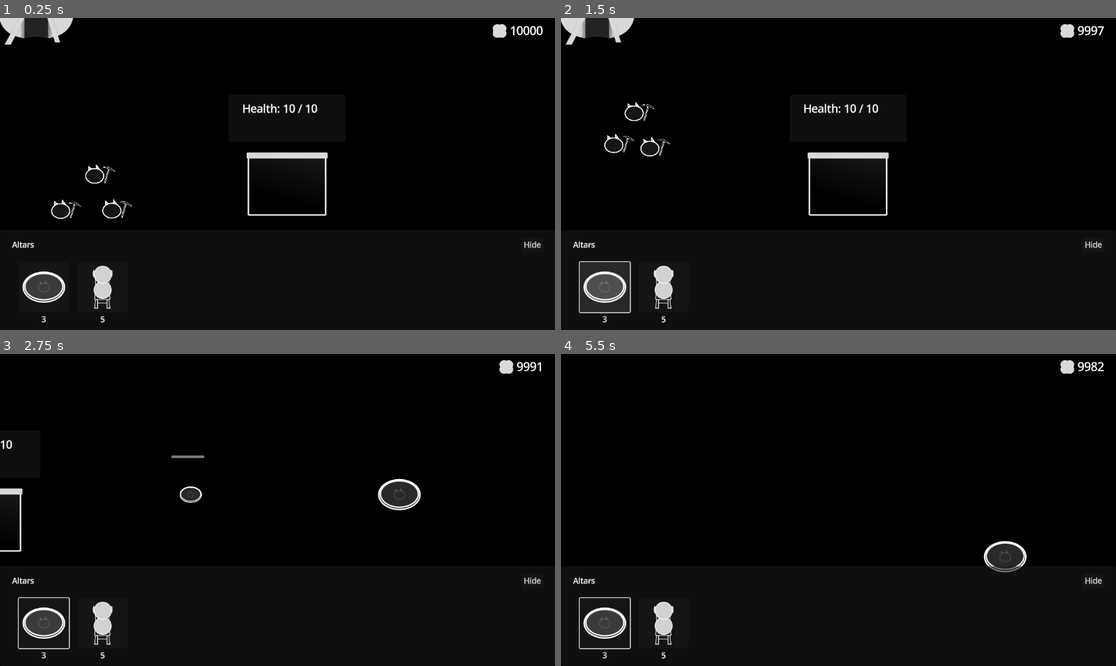
Above: before the commit, frames 1-4 (two rows, left to right).
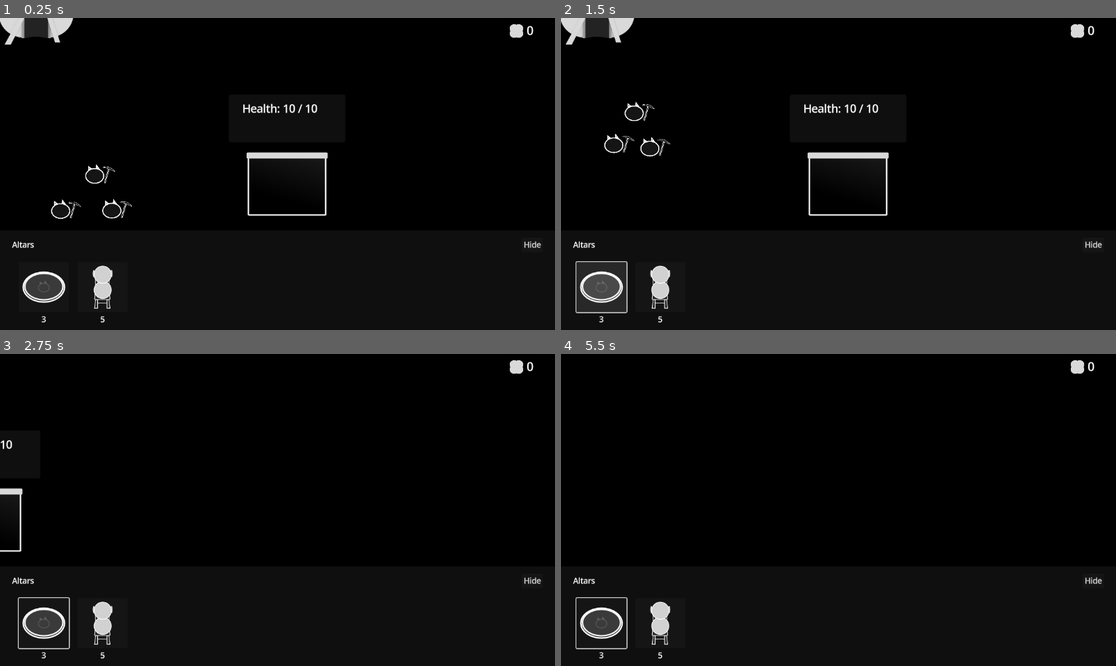
Above: after the commit, the same moments.

Repository: KANAjetzt/ld55-summoning
Game: Godot game, scene res://main.tscn
Two runs of this game, one before a commit and one after it. Both use one fixed random seed, a clock stepped at 60 frames per second and the inputs below.
Inputs (mouse positions are in pixels of both pictures, inside the frame that each line leads up to):
- Up to frame 1 (0.25 s): no input
- Up to frame 2 (1.5 s): click "Hide" at 0.5 s; click (605, 286) at 1.27 s
- Up to frame 3 (2.75 s): tap Enter (ui_accept) at 2, 2.27 s; move the mouse to (399, 494) at 2.02 s; hold D (right) from 2.03 s (still down); right-click (399, 494) at 2.1 s; click (399, 494) at 2.3 s
- Up to frame 4 (5.5 s): move the mouse to (727, 525) at 2.77 s; release D (right) at 2.78 s; hold A (left) 2.78-3.53 s; click (727, 525) at 2.85 s; tap Enter (ui_accept) at 3.02, 4.52, 5.27 s; right-click (727, 525) at 3.05 s; move the mouse to (894, 441) at 3.52 s; hold D (right) 3.53-5.03 s; tap S (bottom) at 3.6 s; click (894, 441) at 3.8 s; move the mouse to (810, 572) at 4.27 s; right-click (810, 572) at 4.35 s; click (810, 572) at 4.42 s; move the mouse to (1005, 556) at 5.02 s; hold A (left) from 5.03 s (still down); click (1005, 556) at 5.1 s

The runs differ from the first frame. In frame 1, 0.3% of the frame differs, in the area x 88-98%, y 2-7%; in frame 2, 1.1%; in frame 3, 1.1%; in frame 4, 1.6%, in the area x 2-98%, y 2-98%.
Error before the commit: Invalid call. Nonexistent function 'deselect' in base 'Nil'. (res://main.gd:31)

Commit message:
fix: :bug: added check for deselection

Diff:
--- a/Buildings/mine.tscn
+++ b/Buildings/mine.tscn
@@ -89,7 +89,6 @@
 
 [node name="TakeDamageZone" parent="." instance=ExtResource("4_dflbt")]
 unique_name_in_owner = true
-scale = Vector2(1, 1)
 collision_layer = 2
 collision_mask = 4
 metadata/_edit_group_ = true
@@ -100,6 +99,7 @@
 
 [node name="DebugPanel" parent="." instance=ExtResource("4_voxhd")]
 unique_name_in_owner = true
+visible = false
 offset_left = 400.0
 offset_top = -474.286
 offset_right = 640.0
--- a/Singletons/debug.tscn
+++ b/Singletons/debug.tscn
@@ -4,7 +4,4 @@
 
 [node name="Debug" type="Node"]
 script = ExtResource("1_8ds80")
-override_mining_time = true
 override_mining_time_amount = 3.0
-override_dry_food_count = true
-allways_show_miners = true
--- a/main.gd
+++ b/main.gd
@@ -27,7 +27,7 @@
 	if Global.cat_warrior_selected and Input.is_action_just_pressed("select") and not Global.mouse_over_cat_warrior:
 		handle_warrior_placemend()
 
-	if not Global.mouse_over_cat_warrior and Input.is_action_just_pressed("deselect"):
+	if Global.cat_warrior_selected and not Global.mouse_over_cat_warrior and Input.is_action_just_pressed("deselect"):
 		Global.cat_warrior_selected.deselect()
 		Global.cat_warrior_selected = null
 
Not shown, changed: export_presets.cfg
